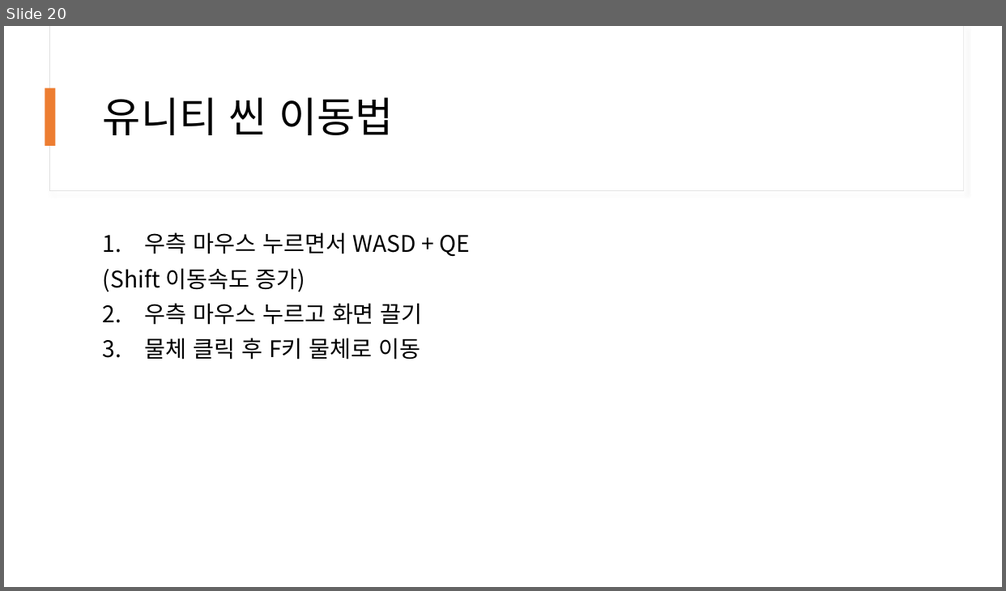
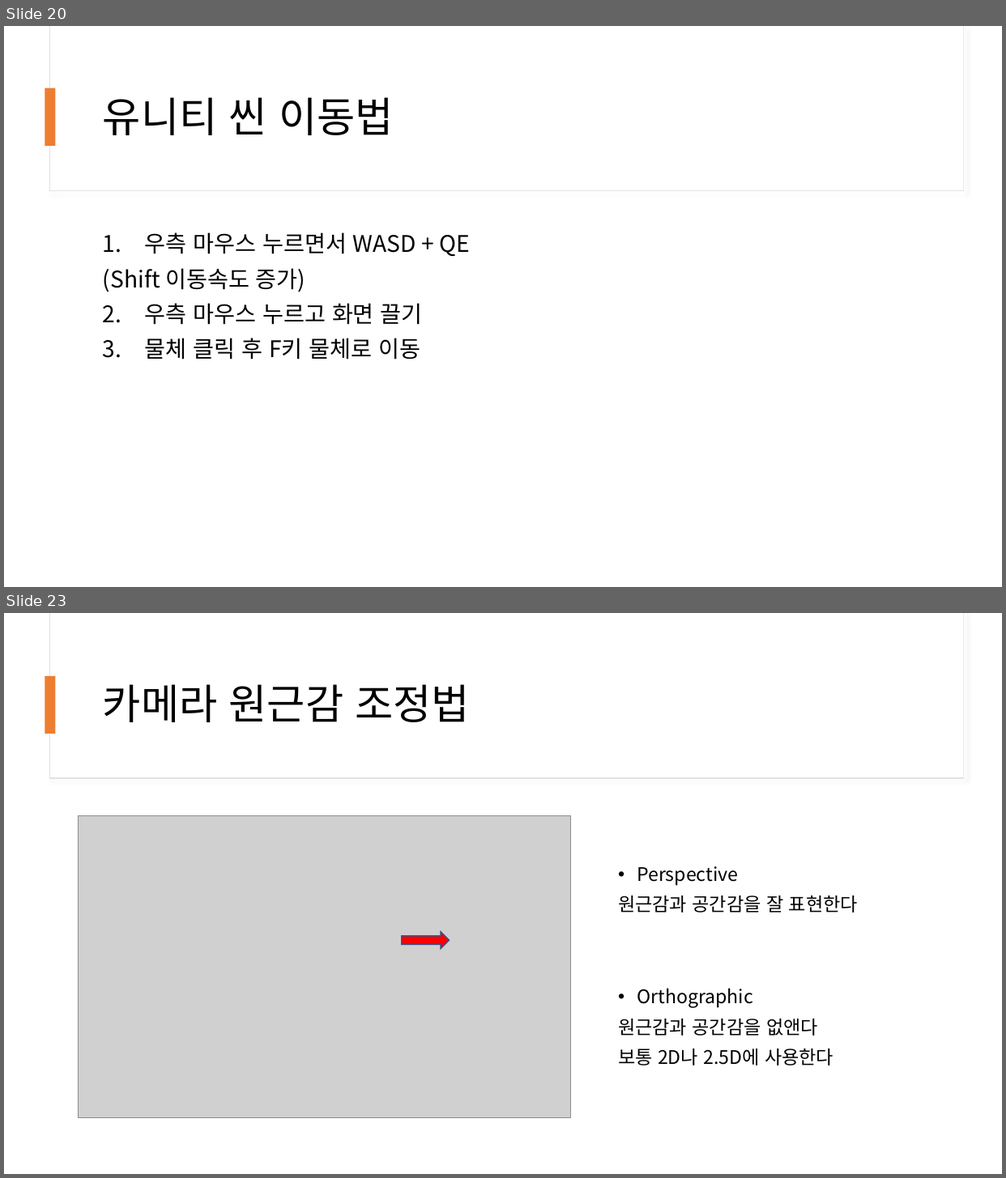
Before and after one commit to kjh99660/Study_powerpoint, a slide deck: c# 스터디 5주 차.pptx. Shown one above the other, each under a label of ours: slide 20 before the commit, slides 20 and 23 after it; the slides between them are not shown. The pictures are 1006x591 and 1006x1178 pixels, drawn with LibreOffice and Linux fonts; fonts in the diff are those of the drawing; grey boxes stand for pictures. Boxes give left, top, right and bottom in pixels: in the first picture for what was removed or moved away, otherwise in the second. Text is boxed around its words. In the diff, an @@ line names an element or a change of style, - is before the commit and + after.

```diff
--- a/c# 스터디 5주 차.pptx
+++ b/c# 스터디 5주 차.pptx
@@ slide 23 added at [4,613,1002,1174], background #FFFFFF @@
@@ rectangle added at [49,613,964,778], fill #FFFFFF, outline #E1E1E1 1 pt @@
@@ rectangle added at [50,613,964,777], fill #FFFFFF @@
@@ rectangle added at [45,676,56,734], fill #ED7D31 @@
@@ title added at [103,684,471,722], 40 pt, text #000000 @@
+카메라 원근감 조정법
@@ picture added at [78,815,570,1118] @@
@@ text added at [618,867,858,1066], 18 pt, text #000000 @@
+• Perspective
+원근감과 공간감을 잘 표현한다
+• Orthographic
+원근감과 공간감을 없앤다
+보통 2D나 2.5D에 사용한다
@@ right arrow added at [402,932,450,949], fill #FF0000, outline #325491 1 pt @@
```
Also in this commit, not shown: 3 slides changed, 5 other slides added, 1 slide removed, 1 other file.
